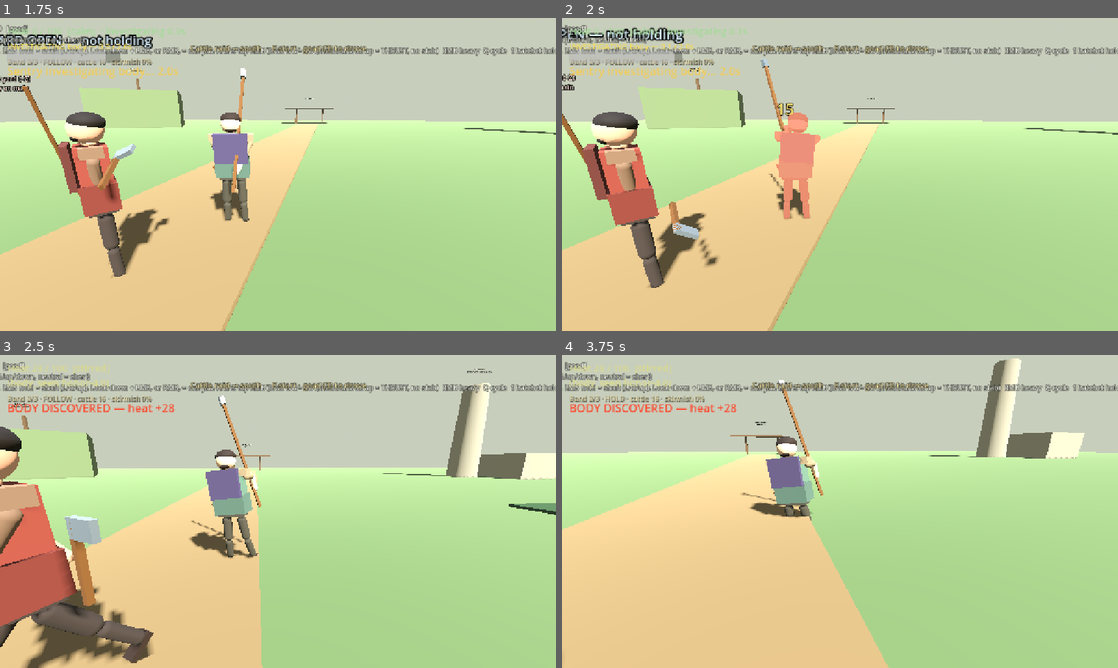
Above: before the commit, frames 1-4 (two rows, left to right).
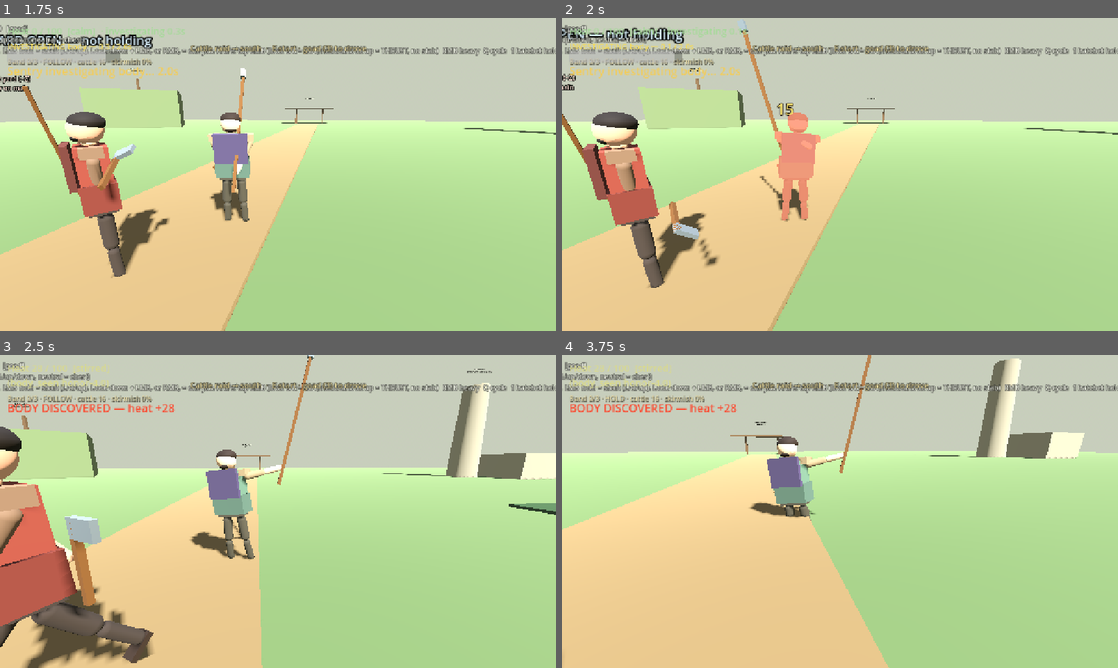
Above: after the commit, the same moments.

Repository: fortins4/devPlayground
Game: Godot game, scene res://scenes/main/main.tscn
Same seed, same stepped clock (60 frames per second), same inputs: the game is played once before the commit and once after it.
Inputs (mouse positions are in pixels of both pictures, inside the frame that each line leads up to):
- Up to frame 1 (1.75 s): tap Enter at 0.5 s; move the mouse to (305, 174) at 0.52 s; hold Shift (sprint) 0.53-1.28 s; hold W (move_forward) from 0.53 s (still down); click (305, 174) at 0.67 s; tap Space (jump) at 0.77, 1.52 s; move the mouse to (250, 174) at 1.27 s; right-click (250, 174) at 1.35 s; tap Shift (sprint) at 1.55 s
- Up to frame 2 (2 s): keep holding W (move_forward)
- Up to frame 3 (2.5 s): keep holding W (move_forward); move the mouse to (289, 505) at 2.02 s; press the mouse at (289, 505) at 2.03 s; tap Shift (sprint) at 2.3 s
- Up to frame 4 (3.75 s): keep holding W (move_forward); move the mouse to (834, 517) at 2.77 s; release the mouse at (834, 517) at 2.78 s; tap H (band_toggle) at 2.85 s; click (834, 517) at 2.92 s; tap Space (jump) at 3.02 s; tap Shift (sprint) at 3.05 s; move the mouse to (878, 514) at 3.52 s; hold Ctrl (crouch) from 3.53 s (still down)

Frame 1 is identical in both runs. In frame 2, 0.8% of the frame differs, in the area x 31-47%, y 0-66%; in frame 3, 1.0%, in the area x 34-57%, y 0-66%; in frame 4, 0.8%.

Commit message:
feat(combat): hold side guards beside the head
Looking left or right sets the goad out on that side of the head, not down the middle of the face. Look-down stays the low guard.

Diff:
--- a/systems/combat/tool_strike_poses.gd
+++ b/systems/combat/tool_strike_poses.gd
@@ -175,29 +175,30 @@
 
 ## face: chest | left | right | high | low.
 ## chest is the existing diagonal shaft across the body.
-## left/right stand the shaft on that flank. high raises it overhead.
+## left/right hold the shaft out beside that side of the head, not in front of the face. high raises it overhead.
 ## low drops it across the thighs so a front stab meets the stick, not a lunge.
 static func tool_shaft_guard_pose(face: StringName) -> Dictionary:
 	match face:
 		&"left":
-			# Both hands on a shaft that stands on the left, in front. Not a swing.
+			# Shaft stands on the player's left, beside the head, not down the nose.
+			# The right hand crosses out to that side. Not a swing.
 			return _deg_pose(_pack(
-				Vector3(0, 8, -2), Vector3(0, 6, -4), Vector3(2, 6, -2),
-				Vector3(168, 30, 42), Vector3(-75, 0, 0),
-				Vector3(84, 58, 12), Vector3(-36, 8, 4),
-				Vector3(8, 4, -4), Vector3(10, 0, 0),
-				Vector3(6, -2, 4), Vector3(10, 0, 0),
-				Vector3(-20, 48, 0)
+				Vector3(0, 10, -4), Vector3(0, 8, -2), Vector3(2, 8, 0),
+				Vector3(40, -16, 86), Vector3(-36, 0, 0),
+				Vector3(30, -30, -90), Vector3(-18, 0, 0),
+				Vector3(6, 2, -4), Vector3(8, 0, 0),
+				Vector3(4, -2, 4), Vector3(8, 0, 0),
+				Vector3(0, 0, 14)
 			))
 		&"right":
-			# Shaft stands on the right shoulder, in front. Off hand meets it.
+			# Mirror: shaft on the player's right, clear of the face.
 			return _deg_pose(_pack(
-				Vector3(0, -8, 3), Vector3(0, -6, 4), Vector3(2, -6, 2),
-				Vector3(90, -30, 12), Vector3(16, 0, 0),
-				Vector3(88, -30, -20), Vector3(-70, 0, 0),
-				Vector3(6, 2, -4), Vector3(10, 0, 0),
-				Vector3(10, -4, 6), Vector3(12, 0, 0),
-				Vector3(-12, 20, 16)
+				Vector3(0, -10, 4), Vector3(0, -8, 2), Vector3(2, -8, 0),
+				Vector3(36, 18, -20), Vector3(-28, 0, 0),
+				Vector3(0, 30, 110), Vector3(-16, 0, 0),
+				Vector3(4, 2, -4), Vector3(8, 0, 0),
+				Vector3(6, -2, 4), Vector3(8, 0, 0),
+				Vector3(0, 0, -14)
 			))
 		&"high":
 			# Shaft across the face, both hands up. Not the overhead chop.
--- /dev/null
+++ b/tools/capture_goad_side_guard_screenshots.gd
@@ -0,0 +1,184 @@
+extends SceneTree
+## Look-guard and the uncharged jab. xvfb + x11/opengl3.
+## Do not run bare --headless (SubViewport stays blank).
+
+const ToolStrikePoses := preload("res://systems/combat/tool_strike_poses.gd")
+const _Loco := preload("res://scripts/characters/shared/kerne_locomotion.gd")
+
+
+func _initialize() -> void:
+	_run_capture()
+
+
+func _run_capture() -> void:
+	var out_dir := "/workspace/riocht-builds/screenshots/goad-side-guards"
+	DirAccess.make_dir_recursive_absolute(out_dir)
+
+	var vp := SubViewport.new()
+	vp.size = Vector2i(1280, 720)
+	vp.render_target_update_mode = SubViewport.UPDATE_ALWAYS
+	vp.transparent_bg = false
+	root.add_child(vp)
+
+	var world := Node3D.new()
+	world.name = "GoadSideGuards"
+	vp.add_child(world)
+
+	var env := WorldEnvironment.new()
+	var environment := Environment.new()
+	environment.background_mode = Environment.BG_COLOR
+	environment.background_color = Color(0.45, 0.55, 0.62)
+	environment.ambient_light_source = Environment.AMBIENT_SOURCE_COLOR
+	environment.ambient_light_color = Color(0.93, 0.93, 0.96)
+	environment.ambient_light_energy = 1.15
+	env.environment = environment
+	world.add_child(env)
+
+	var light := DirectionalLight3D.new()
+	light.light_energy = 1.35
+	light.rotation_degrees = Vector3(-48.0, 36.0, 0.0)
+	world.add_child(light)
+	var fill := DirectionalLight3D.new()
+	fill.light_energy = 0.5
+	fill.rotation_degrees = Vector3(-16.0, -100.0, 0.0)
+	world.add_child(fill)
+
+	var ground := MeshInstance3D.new()
+	var plane := PlaneMesh.new()
+	plane.size = Vector2(24, 24)
+	ground.mesh = plane
+	var gmat := StandardMaterial3D.new()
+	gmat.albedo_color = Color(0.28, 0.36, 0.24)
+	ground.material_override = gmat
+	world.add_child(ground)
+
+	var floor_body := StaticBody3D.new()
+	var floor_shape := CollisionShape3D.new()
+	var box := BoxShape3D.new()
+	box.size = Vector3(24, 0.4, 24)
+	floor_shape.shape = box
+	floor_shape.position = Vector3(0, -0.2, 0)
+	floor_body.add_child(floor_shape)
+	world.add_child(floor_body)
+
+	var player_packed := load("res://scenes/characters/player/player.tscn") as PackedScene
+	var player := player_packed.instantiate() as CharacterBody3D
+	world.add_child(player)
+	player.global_position = Vector3.ZERO
+	player.velocity = Vector3.ZERO
+	player.set_physics_process(false)
+	player.set_process(false)
+	player.process_mode = Node.PROCESS_MODE_DISABLED
+	var pcam := player.get_node_or_null("CameraPivot/Camera3D") as Camera3D
+	if pcam:
+		pcam.current = false
+
+	var cam := Camera3D.new()
+	cam.fov = 38.0
+	world.add_child(cam)
+	var eye := Vector3(1.35, 1.35, -3.15)
+	var look := Vector3(0.0, 1.25, 0.0)
+	cam.look_at_from_position(eye, look, Vector3.UP)
+	cam.current = true
+
+	var hud := CanvasLayer.new()
+	vp.add_child(hud)
+	var panel := ColorRect.new()
+	panel.color = Color(0.08, 0.09, 0.1, 0.78)
+	panel.position = Vector2(24, 16)
+	panel.size = Vector2(1180, 64)
+	hud.add_child(panel)
+	var dir_label := Label.new()
+	dir_label.position = Vector2(36, 26)
+	dir_label.add_theme_font_size_override("font_size", 26)
+	dir_label.add_theme_color_override("font_color", Color(1.0, 0.95, 0.72))
+	hud.add_child(dir_label)
+
+	for _i in 6:
+		await process_frame
+
+	var _reg := _Loco
+	var combat := player.get_node("CombatSystem") as CombatSystem
+	var loco := player.get_node("KerneLocomotion") as KerneLocomotion
+	combat.set_physics_process(false)
+	combat.set_process(false)
+	combat.process_mode = Node.PROCESS_MODE_DISABLED
+	combat.hit_stop_light = 0.0
+	combat.hit_stop_heavy = 0.0
+	combat.enable_hit_feedback = false
+	if loco and loco.joints.is_empty():
+		loco.rebuild()
+
+	var shots: Array = [
+		{"file": "guard-left", "kind": "guard", "aim": Vector2(-48.0, 0.0), "label": "LOOK LEFT  shaft beside the left of the head"},
+		{"file": "guard-right", "kind": "guard", "aim": Vector2(48.0, 0.0), "label": "LOOK RIGHT  shaft beside the right of the head"},
+		{"file": "look-down", "kind": "guard", "aim": Vector2(0.0, 48.0), "label": "LOOK DOWN  low guard  not a jab"},
+	]
+
+	for shot in shots:
+		player.global_position = Vector3.ZERO
+		player.velocity = Vector3.ZERO
+		player.rotation_degrees.y = 0.0
+		player._sprinting = false
+		player.pivot.rotation.x = 0.0
+		player._tool_aim_delta = Vector2.ZERO
+		player._charge_aim_delta = Vector2.ZERO
+		player._hatchet_charge_armed = false
+		if player._arm_tween and player._arm_tween.is_valid():
+			player._arm_tween.kill()
+		if loco:
+			loco.clear_combat_additives()
+			loco.reset_to_rest()
+		combat.is_attacking = false
+		combat.attack_recovery_left = 0.0
+		combat.is_charging = false
+		combat.stamina = combat.max_stamina
+		combat.set_shaft_block(false)
+		combat.reset_weapon_pose()
+		combat.set_weapon(CombatSystem.Weapon.GOAD)
+		player._tool_pose_active = false
+		player._tool_aim_delta = shot["aim"]
+		var kind := String(shot["kind"])
+		if kind == "guard":
+			player._tick_shaft_block()
+			if combat.is_attacking or combat.is_charging:
+				push_error("CAPTURE look alone attacked")
+		elif kind == "lmb":
+			player._begin_hatchet_or_light()
+		elif kind == "rmb":
+			player._heavy_or_ignore_hatchet()
+		elif kind == "swing":
+			player._charge_aim_delta = shot["aim"]
+			player._begin_hatchet_or_light()
+			combat.charge_time = 0.5
+			combat.charge_ratio = 0.5
+			player._release_hatchet_or_ignore()
+		if kind != "guard":
+			if player._arm_tween and player._arm_tween.is_valid():
+				player._arm_tween.kill()
+			var aim: Vector2 = Vector2(0.0, 1.0) if combat.last_strike_direction() == CombatSystem.StrikeDirection.BOTTOM else player._shaft_aim_axes()
+			player._apply_tool_pose(ToolStrikePoses.tool_aim_phase_pose(CombatSystem.Weapon.GOAD, aim.x, aim.y, &"contact"))
+		if loco:
+			var locking := combat.is_attacking or combat.is_charging or combat.is_shaft_blocking
+			loco.tick(0.016, 0.0, false, false, locking, Vector3.ZERO)
+			if kind == "guard":
+				player._tick_shaft_block()
+			else:
+				var aim2: Vector2 = Vector2(0.0, 1.0) if combat.last_strike_direction() == CombatSystem.StrikeDirection.BOTTOM else player._shaft_aim_axes()
+				player._apply_tool_pose(ToolStrikePoses.tool_aim_phase_pose(CombatSystem.Weapon.GOAD, aim2.x, aim2.y, &"contact"))
+		player._sync_weapon_to_hand()
+		print("STATE ", shot["file"], " atk=", combat.is_attacking, " chg=", combat.is_charging, " guard=", combat.is_shaft_blocking, " face=", combat.shaft_guard_face, " dir=", combat.direction_name(combat.last_strike_direction()), " power=", combat.last_attack_power)
+		var shot_eye: Vector3 = shot.get("eye", eye)
+		var shot_look: Vector3 = shot.get("look", look)
+		cam.fov = float(shot.get("fov", 38.0))
+		cam.look_at_from_position(shot_eye, shot_look, Vector3.UP)
+		dir_label.text = String(shot["label"])
+		for _i in 5:
+			await process_frame
+		var img: Image = vp.get_texture().get_image()
+		var path := "%s/%s.png" % [out_dir, String(shot["file"])]
+		var err := img.save_png(path)
+		print("WROTE ", path, " err=", err, " bytes=", FileAccess.get_file_as_bytes(path).size())
+
+	print("CAPTURE_DONE dir=", out_dir)
+	quit(0)
